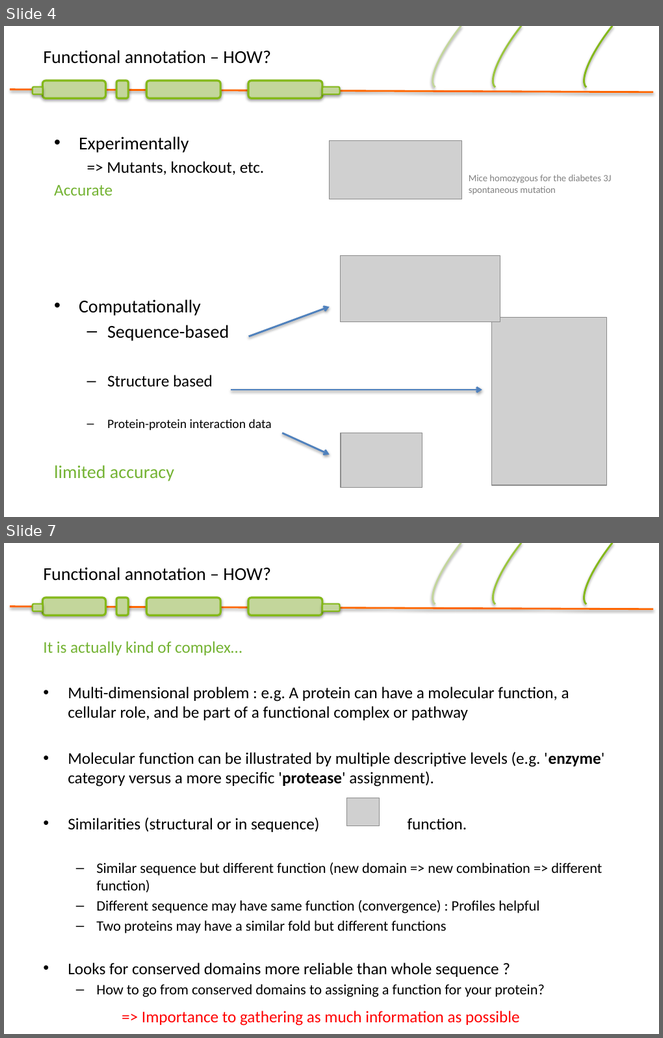
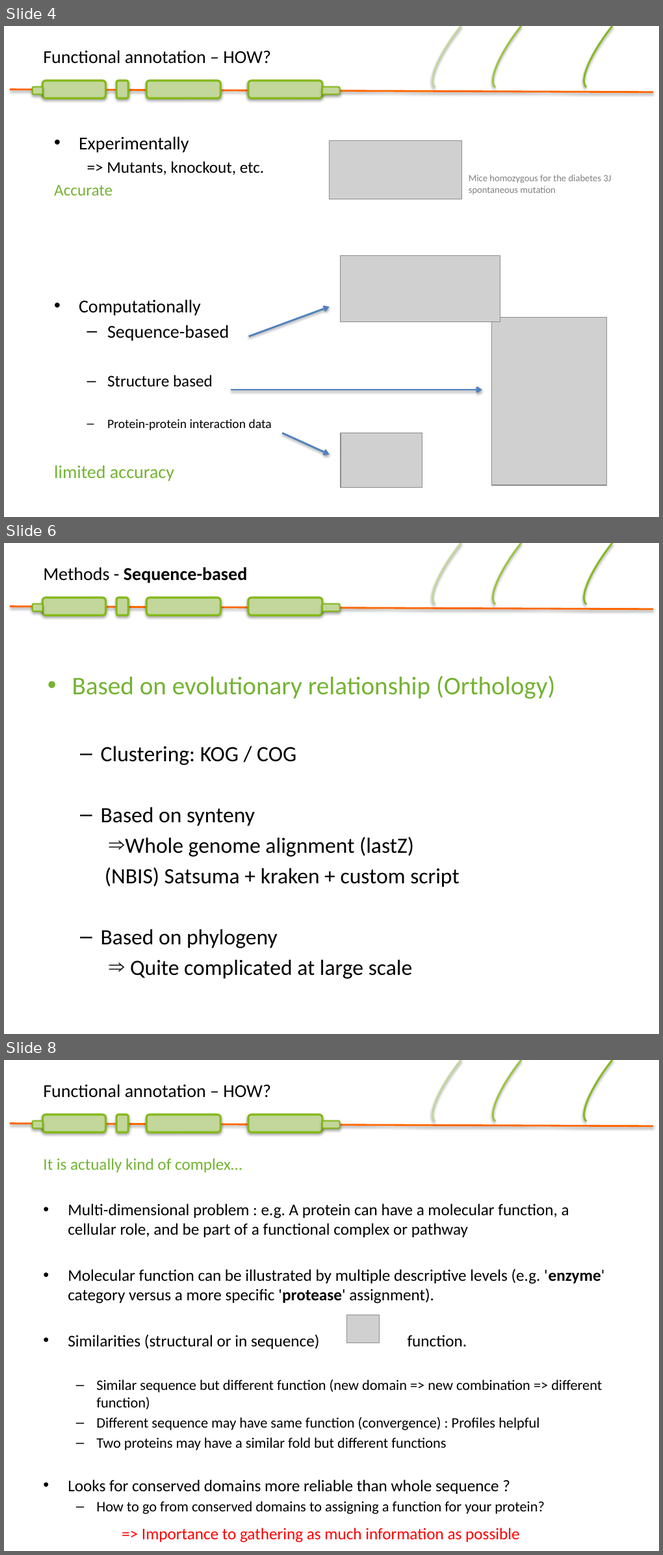
Before and after one commit to SGBC/course, a slide deck: nbis_annotation/slides/Functional_annotation.pptx. Shown one above the other, each under a label of ours: slides 4 and 7 before the commit, slides 4, 6 and 8 after it; the slides between them are not shown. The pictures are 663x1038 and 663x1555 pixels, drawn with LibreOffice and Linux fonts; fonts in the diff are those of the drawing; grey boxes stand for pictures; background and template pictures are left out. Boxes give left, top, right and bottom in pixels: in the first picture for what was removed or moved away, otherwise in the second. Text is boxed around its words. In the diff, an @@ line names an element or a change of style, - is before the commit and + after.

```diff
--- a/nbis_annotation/slides/Functional_annotation.pptx
+++ b/nbis_annotation/slides/Functional_annotation.pptx
@@ slide 6 added at [4, 543, 659, 1034], background #FFFFFF; not listed: 10 template elements that a slide beside it also shows @@
@@ text added at [43, 567, 247, 583], 20 pt, text #000000, bold @@
+Methods - Sequence-based
@@ text added at [72, 676, 555, 979], 24 pt, text #000000 @@
+• Based on evolutionary relationship (Orthology)
+  – Clustering: KOG / COG
+  – Based on synteny
+    ⇒ Whole genome alignment (lastZ)
+    (NBIS) Satsuma + kraken + custom script
+  – Based on phylogeny
+    ⇒ Quite complicated at large scale
@@ what was slide 7 is now slide 8 @@
```
Also in this commit, not shown: 8 slides changed, 7 other files.
